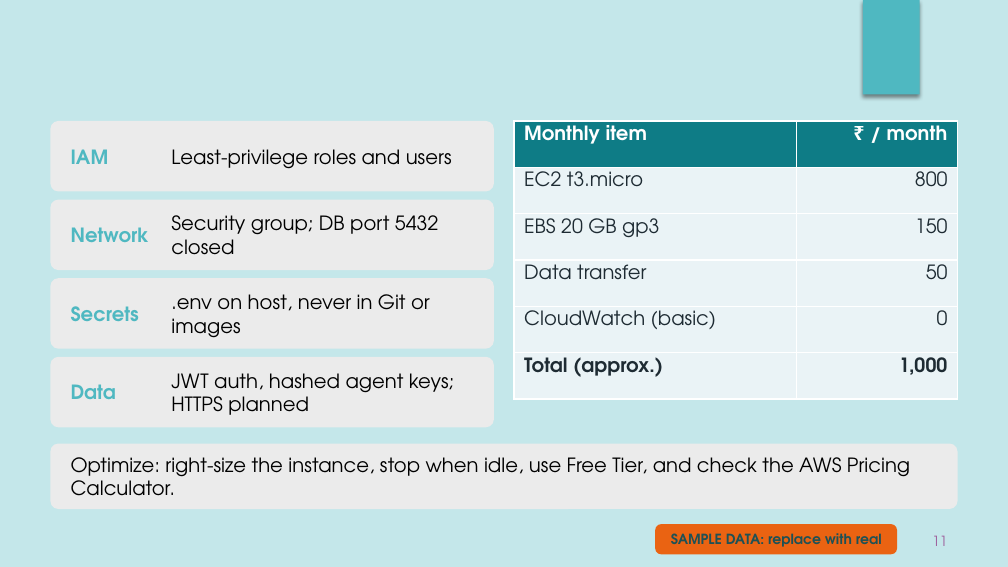
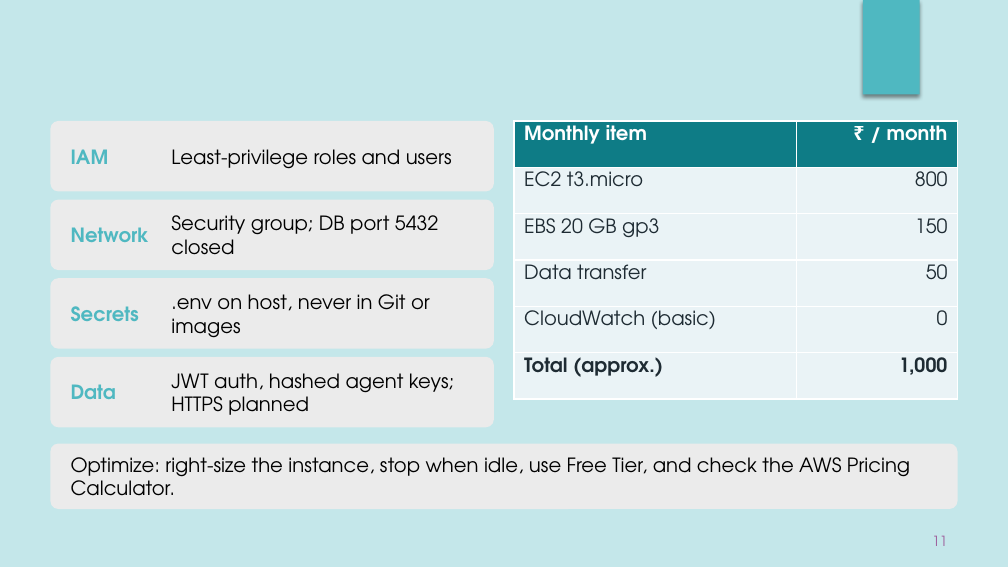
Before and after one commit to ayushcmd/cloud_monitor, a slide deck: slide 11 of docs/CloudMonitor_Cloud_Computing_Mini_Project_.pptx. Drawn at 1008x567 pixels with LibreOffice and Linux fonts; fonts in the diff are those of the drawing; background and template pictures are left out. Boxes give left, top, right and bottom in pixels: in the first picture for what was removed or moved away, otherwise in the second. Text is boxed around its words. In the diff, an @@ line names an element or a change of style, - is before the commit and + after.

```diff
--- a/docs/CloudMonitor_Cloud_Computing_Mini_Project_.pptx
+++ b/docs/CloudMonitor_Cloud_Computing_Mini_Project_.pptx
@@ rounded rectangle removed at bbox=[655, 524, 897, 554] @@
@@ text removed at bbox=[671, 533, 882, 547] @@
-SAMPLE DATA: replace with real
```
Also in this commit, not shown: 30 other files.
